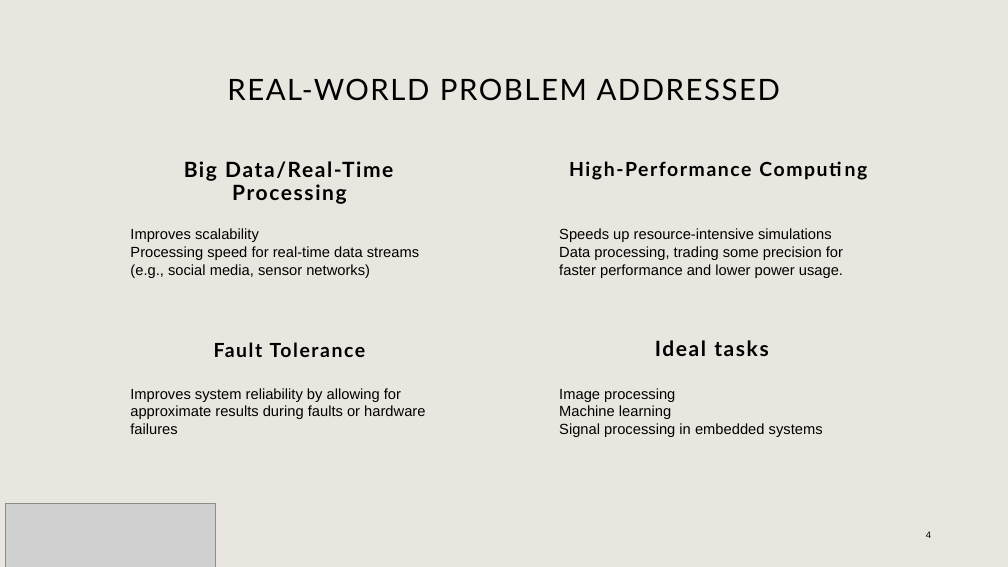
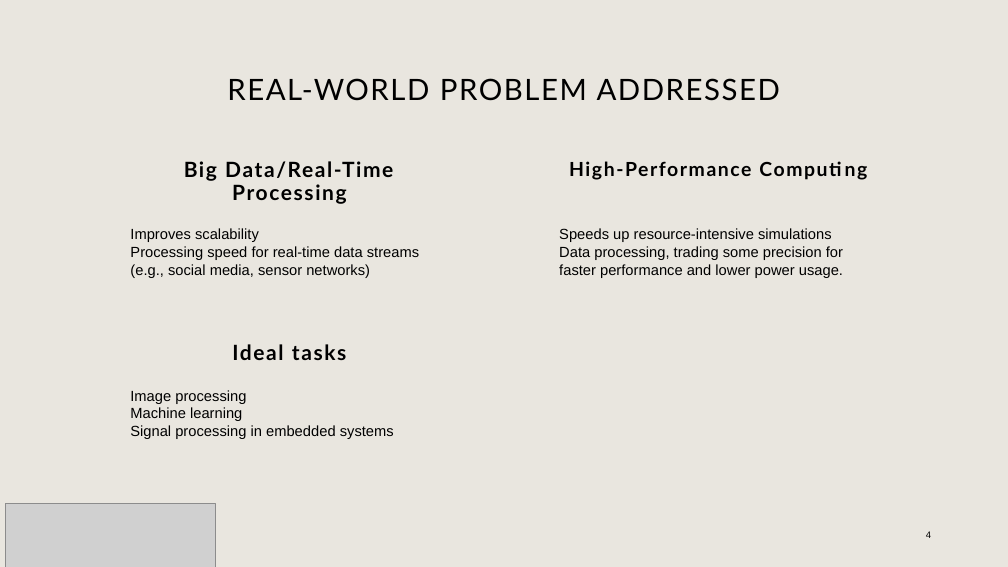
Before and after one commit to AmaanMujawar/EEE381_IIP-Hardware-Accelerator-for-RISCV-Processor, a slide deck: slide 4 of Documents/Symposium/Symposium.pptx. Drawn at 1008x567 pixels with LibreOffice and Linux fonts; fonts in the diff are those of the drawing; grey boxes stand for pictures. Boxes give left, top, right and bottom in pixels: in the first picture for what was removed or moved away, otherwise in the second. Text is boxed around its words. In the diff, an @@ line names an element or a change of style, - is before the commit and + after.

```diff
--- a/Documents/Symposium/Symposium.pptx
+++ b/Documents/Symposium/Symposium.pptx
@@ text "Ideal tasks": place and size @@
-text "Ideal tasks" at bbox=[655, 340, 768, 356]
+text "Ideal tasks" at bbox=[232, 344, 346, 360]
@@ text removed at bbox=[214, 342, 366, 357] @@
-Fault Tolerance
@@ text "Image processing": place and size @@
-text "Image processing" at bbox=[559, 388, 823, 437]
+text "Image processing" at bbox=[130, 390, 394, 439]
@@ text removed at bbox=[130, 388, 425, 434] @@
-Improves system reliability by allowing for approximate results during faults or hardware failures
```
Also in this commit, not shown: 1 other slide changed.
